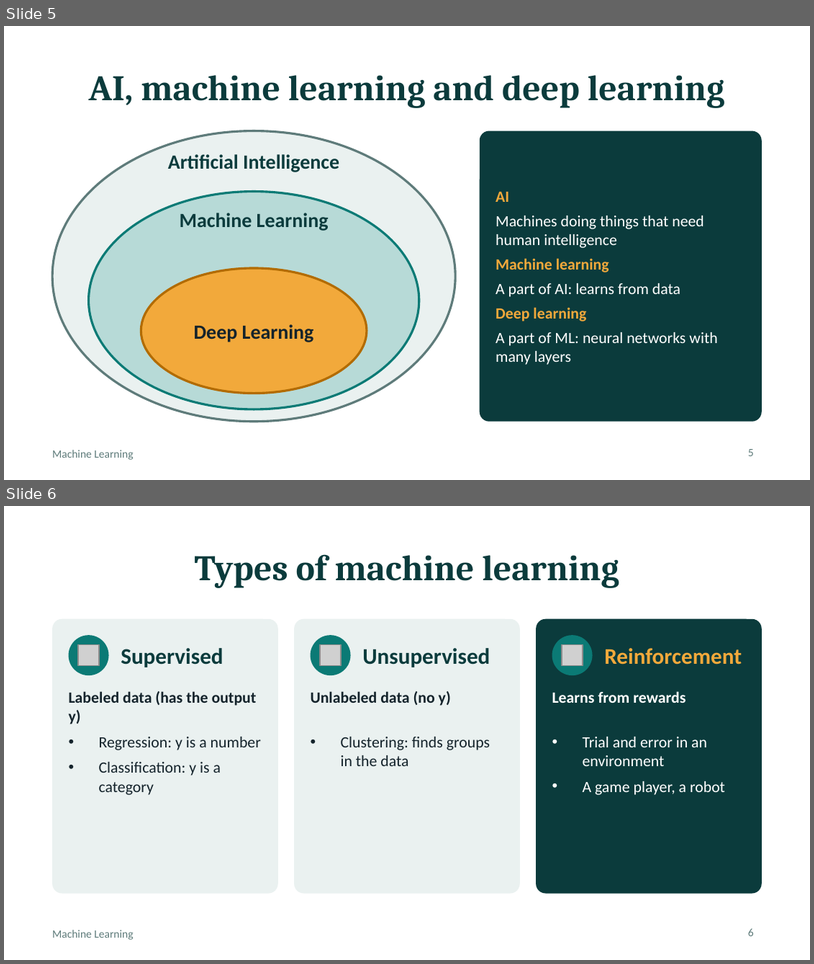
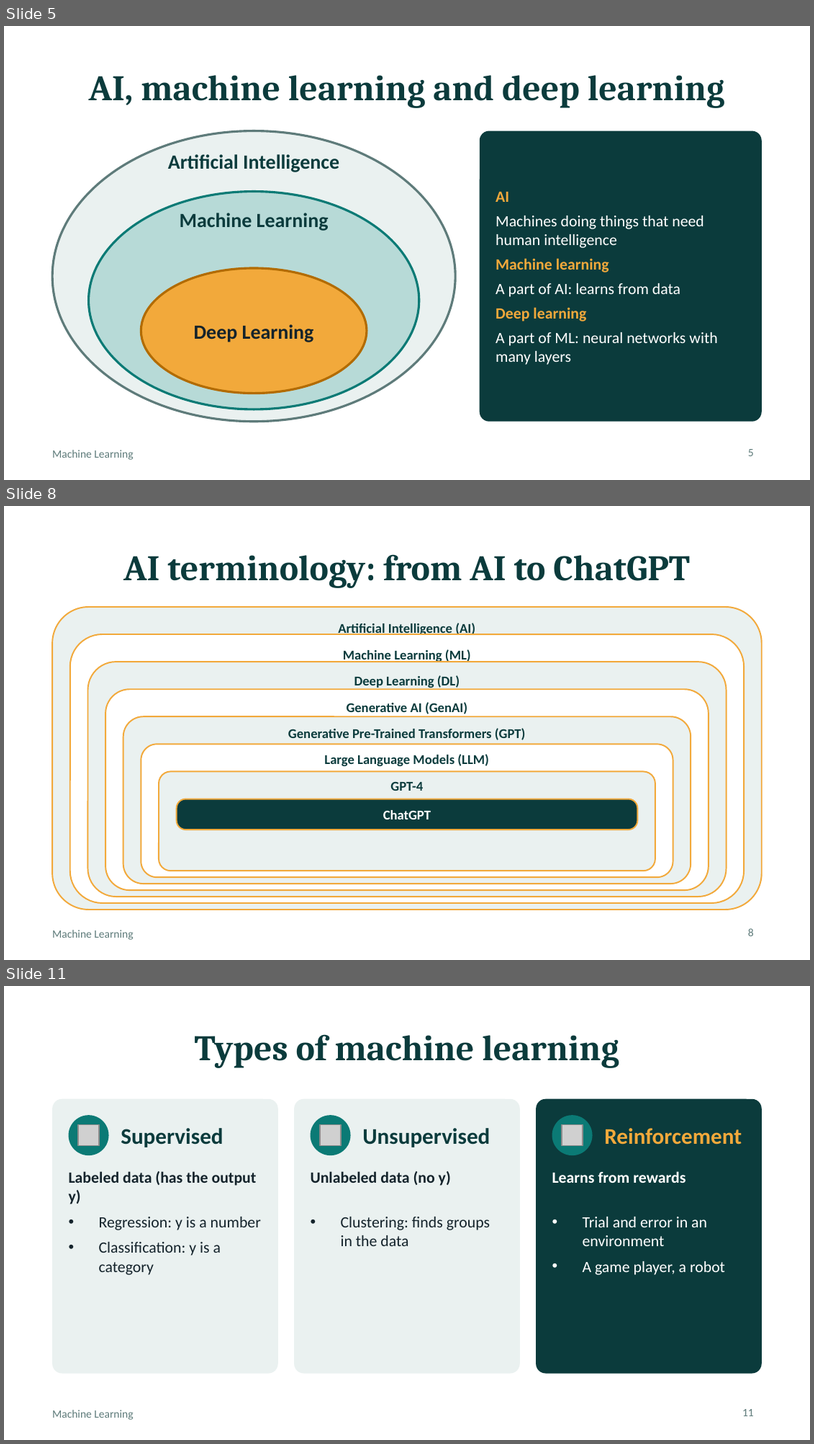
Before and after one commit to mgm-murali-ai/ai-learning, a slide deck: AI-Naresh-IT/notes/machine-learning/machine-learning.pptx. Shown one above the other, each under a label of ours: slides 5 and 6 before the commit, slides 5, 8 and 11 after it; the slides between them are not shown. The pictures are 814x964 and 814x1444 pixels, drawn with LibreOffice and Linux fonts; fonts in the diff are those of the drawing; grey boxes stand for pictures. Boxes give left, top, right and bottom in pixels: in the first picture for what was removed or moved away, otherwise in the second. Text is boxed around its words. In the diff, an @@ line names an element or a change of style, - is before the commit and + after.

```diff
--- a/AI-Naresh-IT/notes/machine-learning/machine-learning.pptx
+++ b/AI-Naresh-IT/notes/machine-learning/machine-learning.pptx
@@ slide 8 added at [4, 506, 810, 960], background #FFFFFF; not listed: 1 template element that a slide beside it also shows @@
@@ title added at [124, 554, 690, 588], 32 pt, text #0B3B3C, bold @@
+AI terminology: from AI to ChatGPT
@@ rounded rectangle added at [52, 607, 762, 909], fill #EAF1F0, outline #F2A93B 1.25 pt, 12 pt, text #0B3B3C, bold @@
+Artificial Intelligence (AI)
@@ rounded rectangle added at [70, 634, 744, 903], fill #FFFFFF, outline #F2A93B 1.25 pt, 12 pt, text #0B3B3C, bold @@
+Machine Learning (ML)
@@ rounded rectangle added at [88, 662, 727, 896], fill #EAF1F0, outline #F2A93B 1.25 pt, 12 pt, text #0B3B3C, bold @@
+Deep Learning (DL)
@@ rounded rectangle added at [106, 689, 709, 890], fill #FFFFFF, outline #F2A93B 1.25 pt, 12 pt, text #0B3B3C, bold @@
+Generative AI (GenAI)
@@ rounded rectangle added at [124, 716, 691, 883], fill #EAF1F0, outline #F2A93B 1.25 pt, 12 pt, text #0B3B3C, bold @@
+Generative Pre-Trained Transformers (GPT)
@@ rounded rectangle added at [141, 744, 674, 877], fill #FFFFFF, outline #F2A93B 1.25 pt, 12 pt, text #0B3B3C, bold @@
+Large Language Models (LLM)
@@ rounded rectangle added at [159, 771, 656, 870], fill #EAF1F0, outline #F2A93B 1.25 pt, 12 pt, text #0B3B3C, bold @@
+GPT-4
@@ rounded rectangle added at [177, 799, 638, 829], fill #0B3B3C, outline #F2A93B 1.25 pt, 12 pt, text #FFFFFF, bold @@
+ChatGPT
@@ page number added at [748, 928, 754, 936], 10 pt, text #5E7B7A @@
+8
@@ what was slide 6 is now slide 11 @@
@@ page number at [743, 1409, 754, 1416]: text changed @@
-6
+11
```
Also in this commit, not shown: 6 other slides added, 9 other files.
